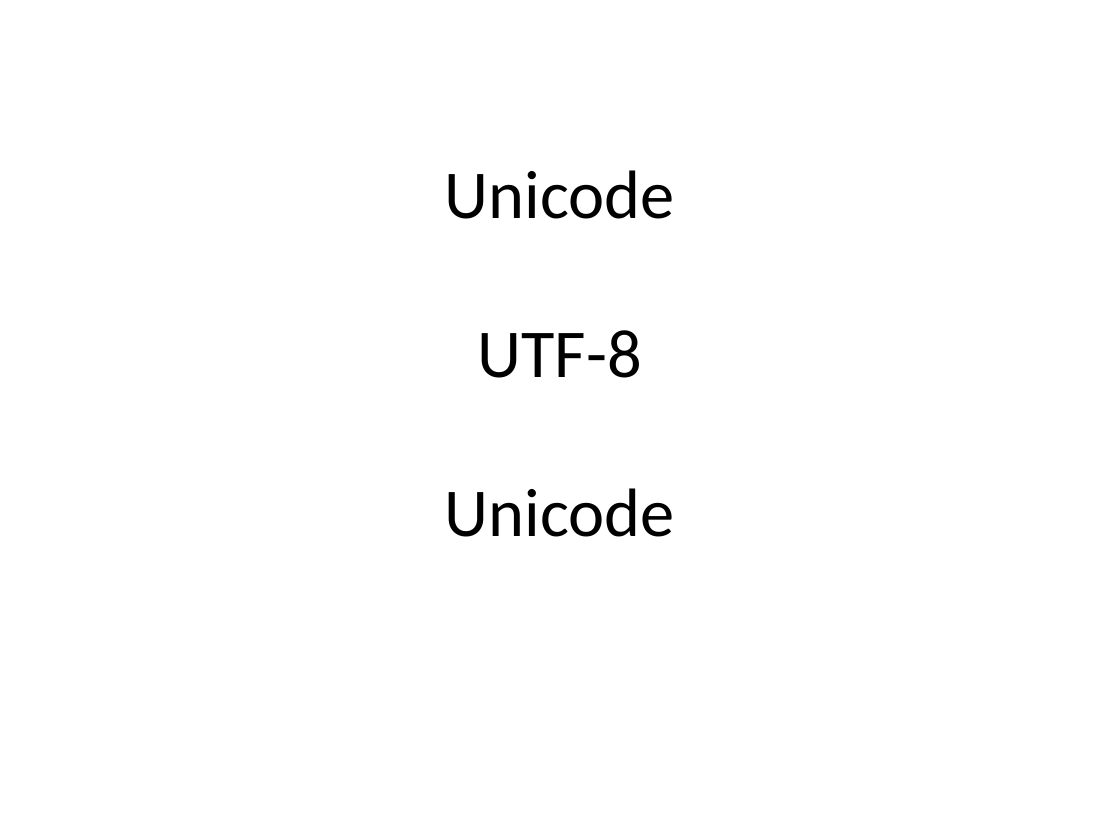
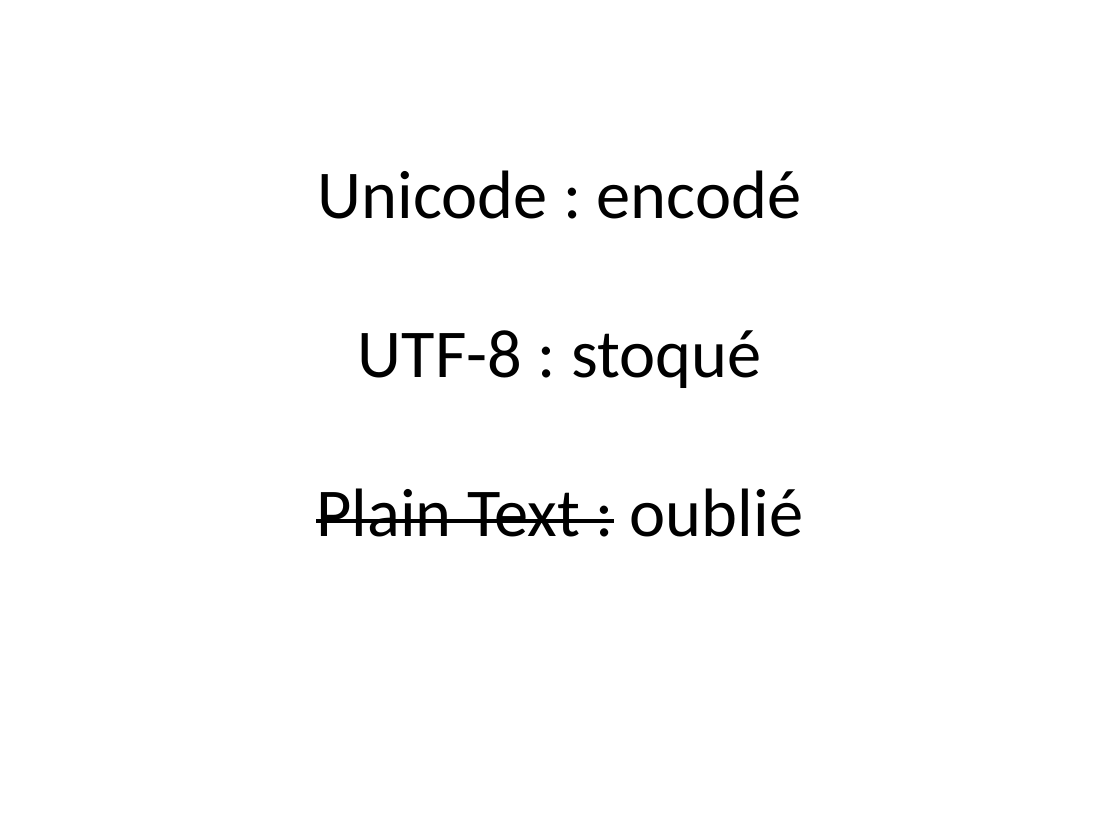
Before and after one commit to dbaeli/ez18n, a slide deck: slide 15 of ez18n-slides/ez18n_theorie.pptx (slide 13 before the commit). Drawn at 1120x840 pixels with LibreOffice and Linux fonts; fonts in the diff are those of the drawing; background and template pictures are left out. Boxes give left, top, right and bottom in pixels: in the first picture for what was removed or moved away, otherwise in the second. Text is boxed around its words. In the diff, an @@ line names an element or a change of style, - is before the commit and + after.

```diff
--- a/ez18n-slides/ez18n_theorie.pptx
+++ b/ez18n-slides/ez18n_theorie.pptx
@@ title at (318,170,801,219): text changed @@
-Unicode
+Unicode : encodé
@@ text at (358,330,761,388): text changed @@
-UTF-8
+UTF-8 : stoqué
@@ text at (316,488,803,537): text changed @@
-Unicode
+Plain Text : oublié
```
Also in this commit, not shown: 7 other slides changed, 2 slides added, 4 slides removed, 1 other file.
